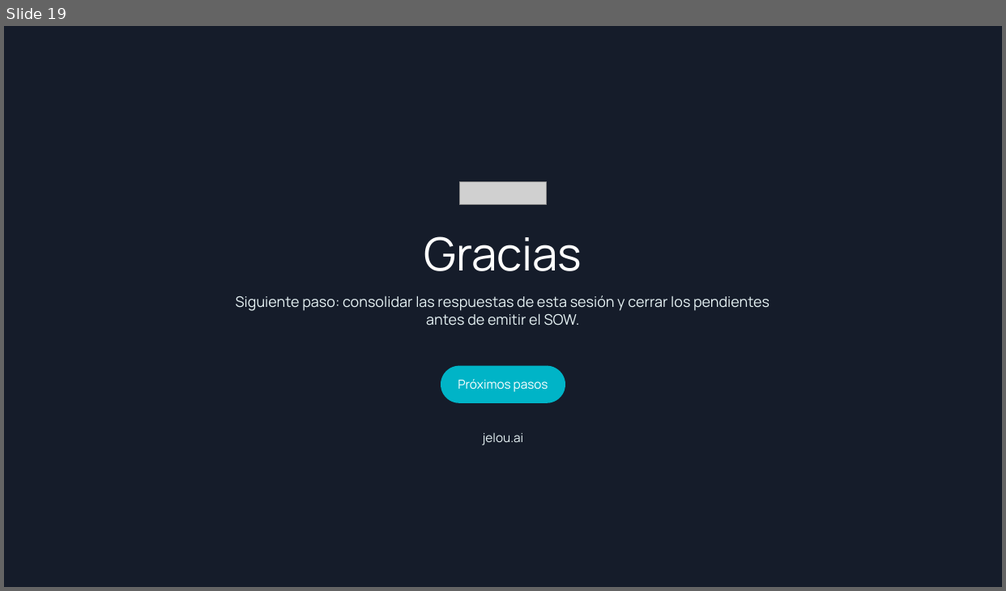
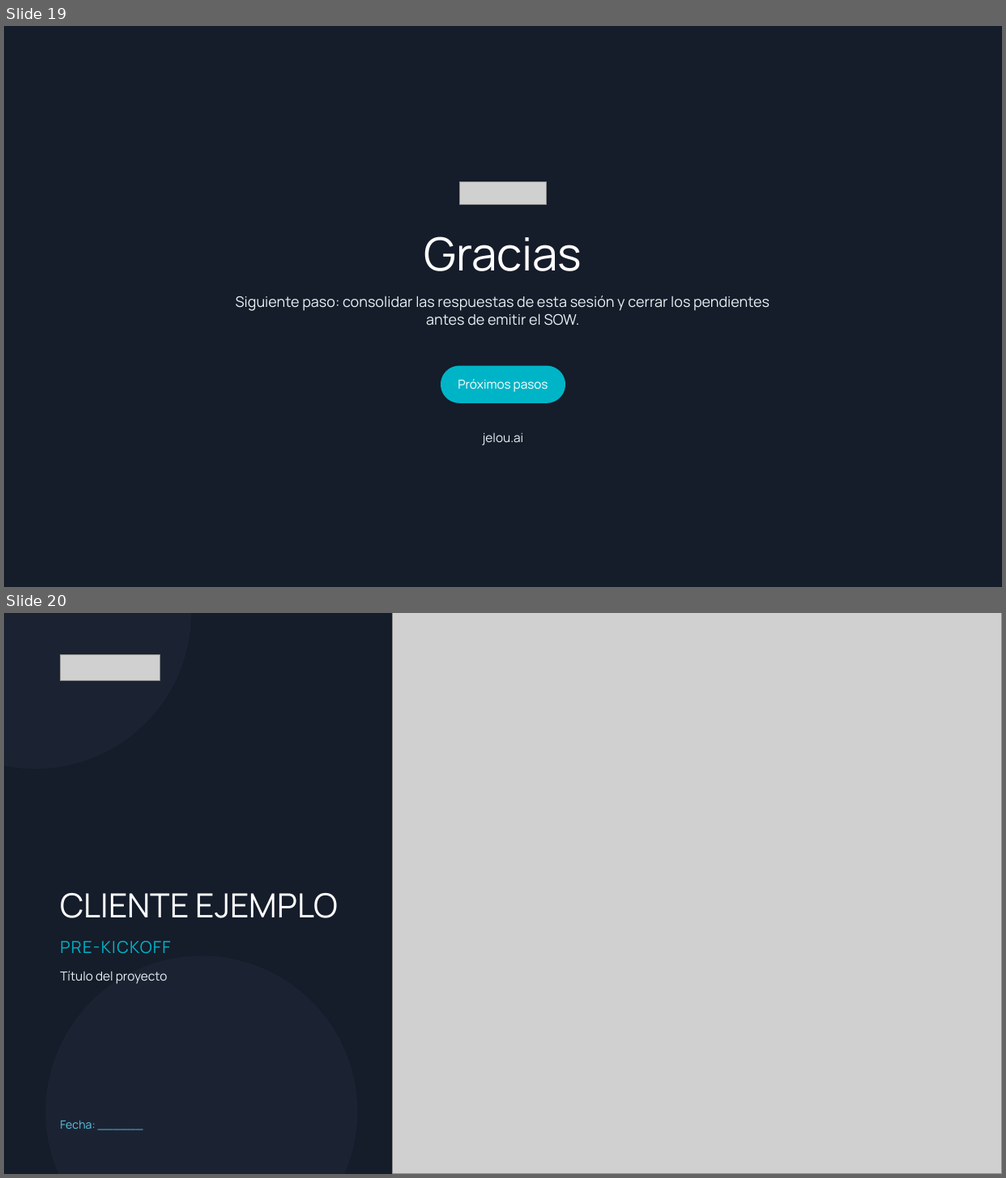
Before and after one commit to danielborja-Jelou/jelou-sow-studio, a slide deck: assets/kickoff-template.pptx. Shown one above the other, each under a label of ours: slide 19 before the commit, slides 19 and 20 after it. The pictures are 1006x591 and 1006x1178 pixels, drawn with LibreOffice and Linux fonts; fonts in the diff are those of the drawing; grey boxes stand for pictures. Boxes give left, top, right and bottom in pixels: in the first picture for what was removed or moved away, otherwise in the second. Text is boxed around its words. In the diff, an @@ line names an element or a change of style, - is before the commit and + after.

```diff
--- a/assets/kickoff-template.pptx
+++ b/assets/kickoff-template.pptx
@@ slide 20 added at (4, 613, 1002, 1174), background #151C2A @@
@@ ellipse added at (4, 613, 191, 769), fill #1B2333 @@
@@ picture added at (393, 613, 1002, 1174) @@
@@ picture added at (60, 655, 160, 680) @@
@@ text added at (60, 893, 338, 918), 32 pt, text #FFFFFF @@
+CLIENTE EJEMPLO
@@ text added at (60, 941, 170, 954), 16 pt, text #00B4C7 @@
+PRE-KICKOFF
@@ ellipse added at (46, 956, 358, 1174), fill #1B2333 @@
@@ text added at (60, 971, 168, 984), 12 pt, text #E6F2F4 @@
+Título del proyecto
@@ text added at (60, 1121, 95, 1129), 11 pt, text #5FC5E3 @@
+Fecha: ______
```
Also in this commit, not shown: 2 slides changed, 6 other slides added, 8 other files.
